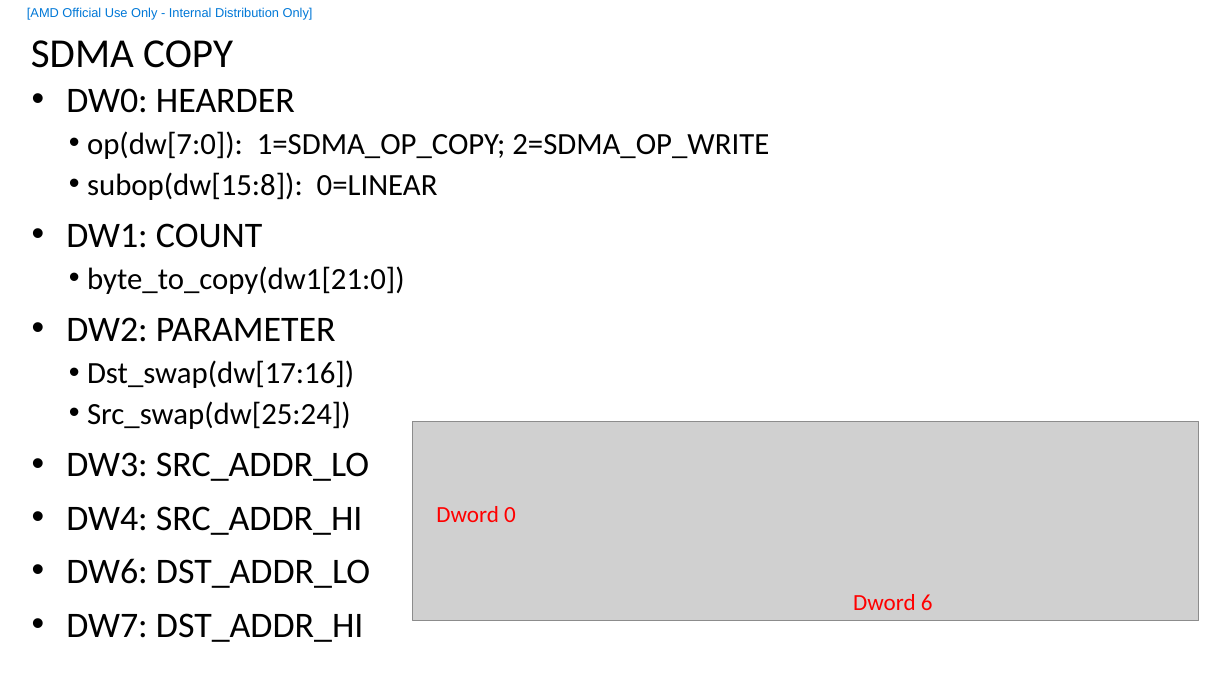
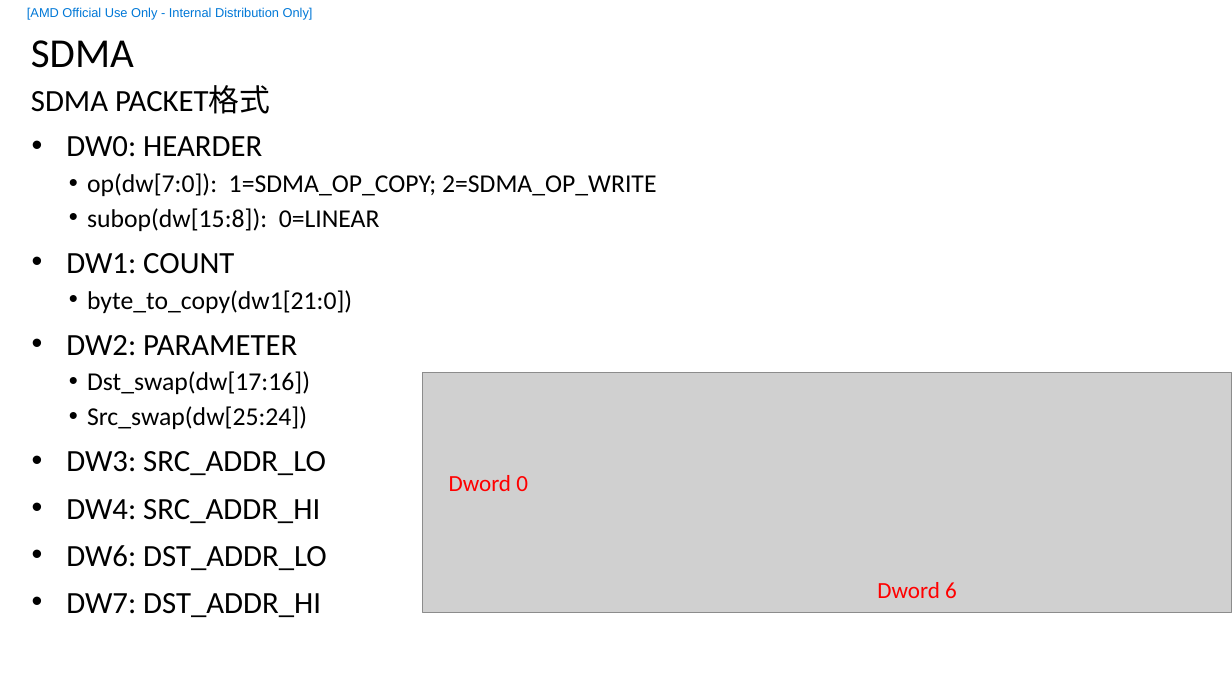
Before and after one commit to feifei14119/KmtHsaStudy, a slide deck: slide 35 of doc/HSA-KMT.pptx (slide 33 before the commit). Drawn at 1232x693 pixels with LibreOffice and Linux fonts; fonts in the diff are those of the drawing; grey boxes stand for pictures; background and template pictures are left out. Boxes give left, top, right and bottom in pixels: in the first picture for what was removed or moved away, otherwise in the second. Text is boxed around its words. In the diff, an @@ line names an element or a change of style, - is before the commit and + after.

```diff
--- a/doc/HSA-KMT.pptx
+++ b/doc/HSA-KMT.pptx
@@ title at bbox=[31, 40, 134, 68]: text changed @@
-SDMA COPY
+SDMA
@@ text added at bbox=[31, 85, 270, 114], 24 pt, text #000000 @@
+SDMA PACKET格式
@@ text "DW0: HEARDER": place and size @@
-text "DW0: HEARDER" at bbox=[66, 88, 769, 642]
+text "DW0: HEARDER" at bbox=[66, 136, 656, 617]
@@ text "DW0: HEARDER" at bbox=[66, 136, 656, 617]: size 28 to 24 pt in "DW0: HEARDER", "DW1: COUNT", "DW2: PARAMETER", "DW3: SRC_ADDR_LO" and 3 more places; size 24 to 20 pt in "op(dw[7:0]): 1=SDMA_OP_COPY; 2=SDMA_OP_WRITE", "subop(dw[15:8]): 0=LINEAR", "byte_to_copy(dw1[21:0])", "Dst_swap(dw[17:16])" and 1 more places @@
@@ picture: place and size @@
-picture at bbox=[412, 421, 1199, 621]
+picture at bbox=[423, 372, 1232, 613]
@@ text "Dword 0": place and size @@
-text "Dword 0" at bbox=[436, 506, 516, 522]
+text "Dword 0" at bbox=[449, 475, 528, 491]
@@ text "Dword 6": place and size @@
-text "Dword 6" at bbox=[853, 594, 933, 610]
+text "Dword 6" at bbox=[877, 582, 957, 598]
```
Also in this commit, not shown: 12 other slides changed, 14 slides added, 2 slides removed, 22 other files.
